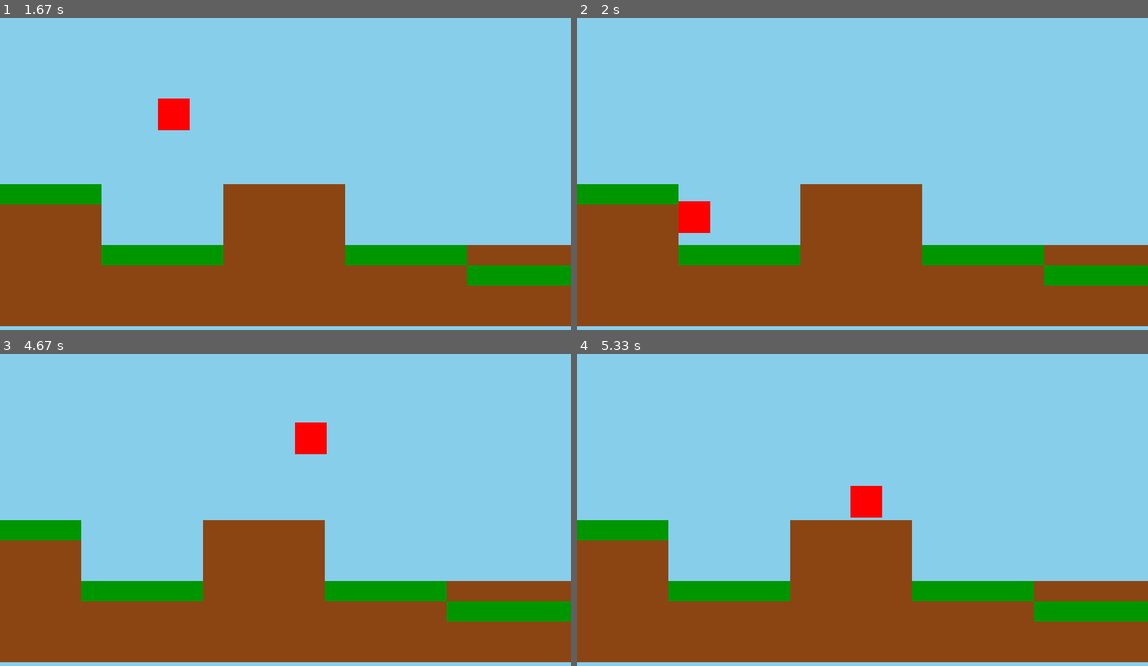
Above: before the commit, frames 1-4 (two rows, left to right).
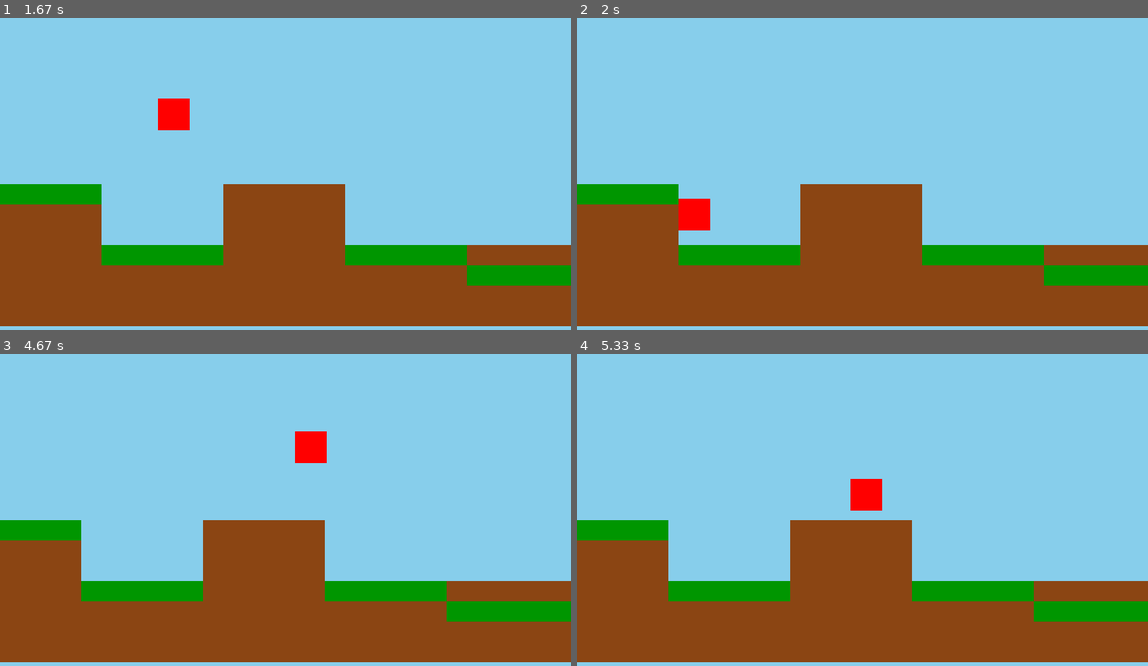
Above: after the commit, the same moments.

Repository: Graciano-B-L-Junior/Gamedevportfolio_pygame
Game: pygame game, started from 2 - Platform game/game.py
Same seed, same stepped clock (60 frames per second), same inputs: the game is played once before the commit and once after it.
Inputs:
- Up to frame 1 (1.67 s): hold Right 0.33-0.8 s; hold Right 0.83-1.3 s; tap Space at 0.9, 1.2, 1.4 s; hold Left from 1.33 s (still down)
- Up to frame 2 (2 s): tap Space at 1.7, 1.97 s; release Left at 1.87 s; hold Left from 1.9 s (still down)
- Up to frame 3 (4.67 s): tap Space at 2.27, 2.4, 2.7, 3.07, 3.37, 3.57, 3.87, 4.07, 4.37, 4.57 s; release Left at 2.3 s; hold Right 2.33-2.97 s; hold Left 3-3.47 s; hold Right 3.5-3.97 s; hold Right 4-4.47 s; hold Left from 4.5 s (still down)
- Up to frame 4 (5.33 s): tap Space at 4.87, 5.13 s; release Left at 5.03 s; hold Left from 5.07 s (still down)

Frame 1 is identical in both runs. In frame 2, less than 0.1% of the frame differs, in the area x 17-24%, y 57-69%; in frame 3, 0.3%, in the area x 51-58%, y 21-35%; in frame 4, 0.2%.

Commit message:
Refactor player collision handling; improve platform interaction logic and adjust position correction for smoother gameplay.

Diff:
--- a/2 - Platform game/player.py
+++ b/2 - Platform game/player.py
@@ -10,6 +10,8 @@
         self.jump_force = -20
         self.maximum_fall_speed = 10
         self.rect = pygame.Rect(self.x, self.y, self.width, self.height)
+        self.old_x = self.rect.x
+        self.old_y = self.rect.y
         self.color = (255, 0, 0)
         self.dx = 0
         self.acceleration_rate = 15
@@ -62,31 +64,35 @@
         if self.dx < -self.speed:
             self.dx = -self.speed
 
+
+        self.old_x = self.rect.x
         self.rect.x += self.dx
         for platform in other_rects:
             platform = platform[0]
             if self.rect.colliderect(platform):
                 if self.dx > 0:
-                    self.rect.right = platform.left
+                    self.rect.right = platform.left - 0.1
                 elif self.dx < 0:
-                    self.rect.left = platform.right
+                    self.rect.left = platform.right + 0.1
                 self.dx = 0
 
         self.y_velocity += self.gravity * delta_time
         self.y_velocity = min(self.y_velocity, self.maximum_fall_speed)
 
+        self.old_y = self.rect.y
         self.rect.y += self.y_velocity
         self.on_ground = False
         for platform in other_rects:
             platform = platform[0]
             if self.rect.colliderect(platform):
                 if self.y_velocity > 0:
-                    self.rect.bottom = platform.top
+                    self.rect.y = self.old_y
                     self.y_velocity = 0
                     self.on_ground = True
                 elif self.y_velocity < 0:
-                    self.rect.top = platform.bottom
+                    self.rect.y = self.old_y
                     self.y_velocity = 0
+
         if self.rect.right > self.screen_width:
             self.rect.right = self.screen_width
             self.dx = 0
